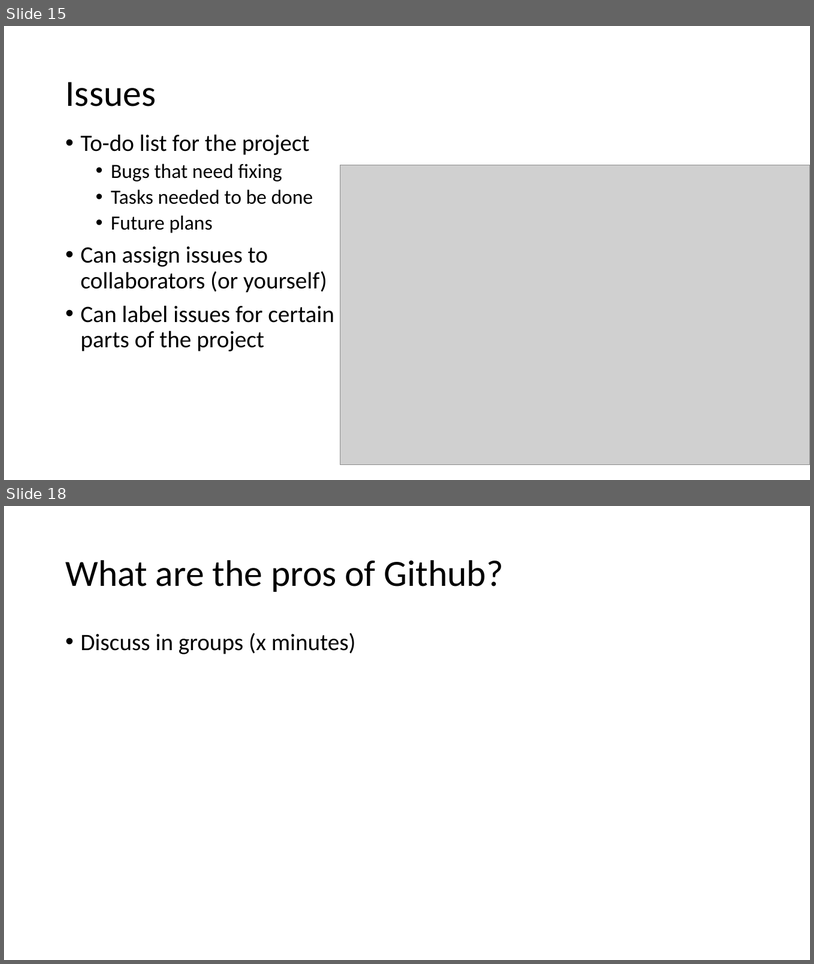
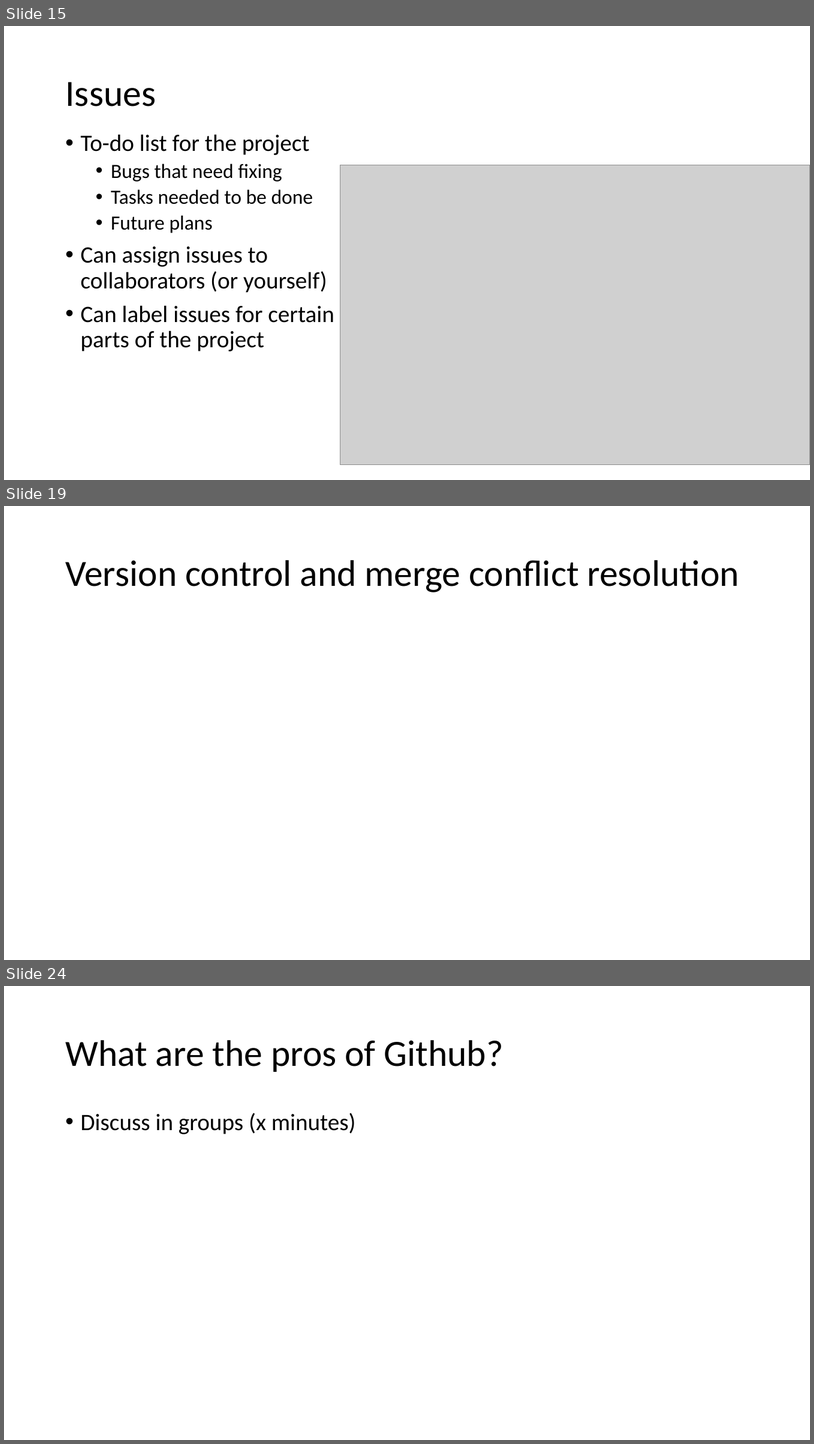
Before and after one commit to ReproducibleQM/n_commandments, a slide deck: pres_deck.pptx. Shown one above the other, each under a label of ours: slides 15 and 18 before the commit, slides 15, 19 and 24 after it; the slides between them are not shown. The pictures are 814x964 and 814x1444 pixels, drawn with LibreOffice and Linux fonts; fonts in the diff are those of the drawing; grey boxes stand for pictures. Boxes give left, top, right and bottom in pixels: in the first picture for what was removed or moved away, otherwise in the second. Text is boxed around its words. In the diff, an @@ line names an element or a change of style, - is before the commit and + after.

```diff
--- a/pres_deck.pptx
+++ b/pres_deck.pptx
@@ slide 19 added at bbox=[4, 506, 810, 960], background #FFFFFF @@
@@ title added at bbox=[65, 560, 740, 592], 44 pt, text #000000 @@
+Version control and merge conflict resolution
@@ what was slide 18 is now slide 24 @@
```
Also in this commit, not shown: 6 other slides added, 1 slide removed.
